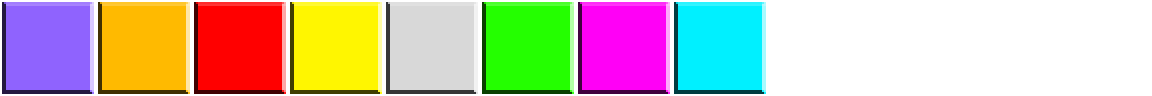
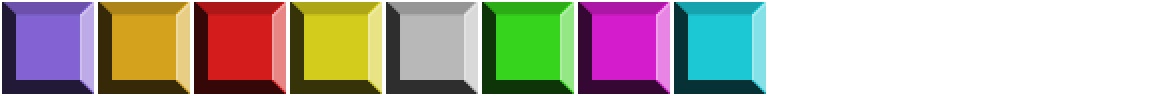
Revision of a layered 1152 x 96 image; what changed, layer by layer:
added layer "Layer 1 copy 3" above "Layer 1 copy 2" over [2, 2, 766, 94]
hid "Layer 1" over [2, 2, 766, 94]
